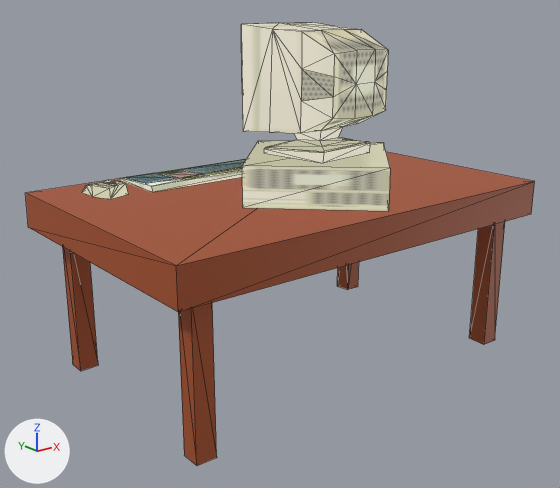
The glTF model assets/main_page/computer_and_desk.glb as it was, and as the next commit left it.
Rendered twice from a camera (50 mm lens) standing at (-5.91, -9.94, 4.4) and looking at (-0.18, -2.79, 1.54). Lighting does not change. The marker at lower left points along +X, +Y and +Z. Mesh edges are drawn as thin lines. Where no turn or scale is listed for an object, it has been applied to the vertices. Vertices at the same position are counted once.
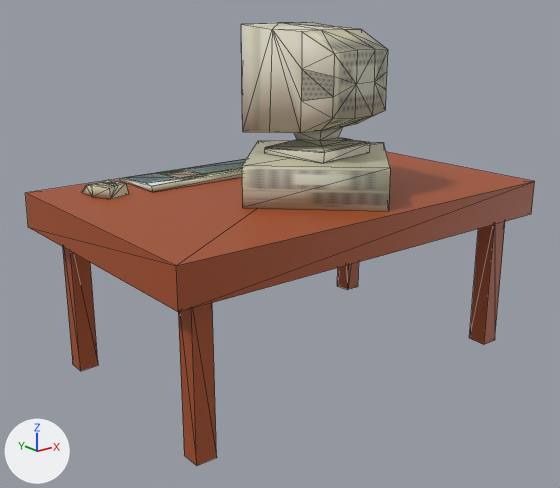
The change, as a diff of the scene's bpy script:
```diff
--- a/assets/main_page/computer_and_desk.glb.py
+++ b/assets/main_page/computer_and_desk.glb.py
@@ mat_computer @@
 mat_computer = bpy.data.materials.new('computer')
-# nodes: BsdfTransparent, Emission, LightPath, Mapping, Mix, MixShader, OutputMaterial, TexImage, UVMap, VertexColor
+# nodes: BsdfPrincipled, Mapping, Mix, OutputMaterial, TexImage, UVMap, VertexColor
 # uses the picture img_image_0
@@ me_mesh_0 @@
 me_mesh_0.from_pydata(...)  # 214 vertices, 355 faces; spans x 0.0..5.27, y -3.44..0.0, z 0.0..4.16
 # used by ob_mesh_0; location = (-2.64, -0.99, 0.0)
+# me_mesh_0 part 1: the surface is now shaded smooth
 me_mesh_0.materials.append(mat_computer)
```

Pixel boxes [x1, y1, x2, y2] of what changed, in the pictures (560 x 488 px):
'Mesh_0', recoloured, surface changed
    both: [79, 22, 458, 231]
